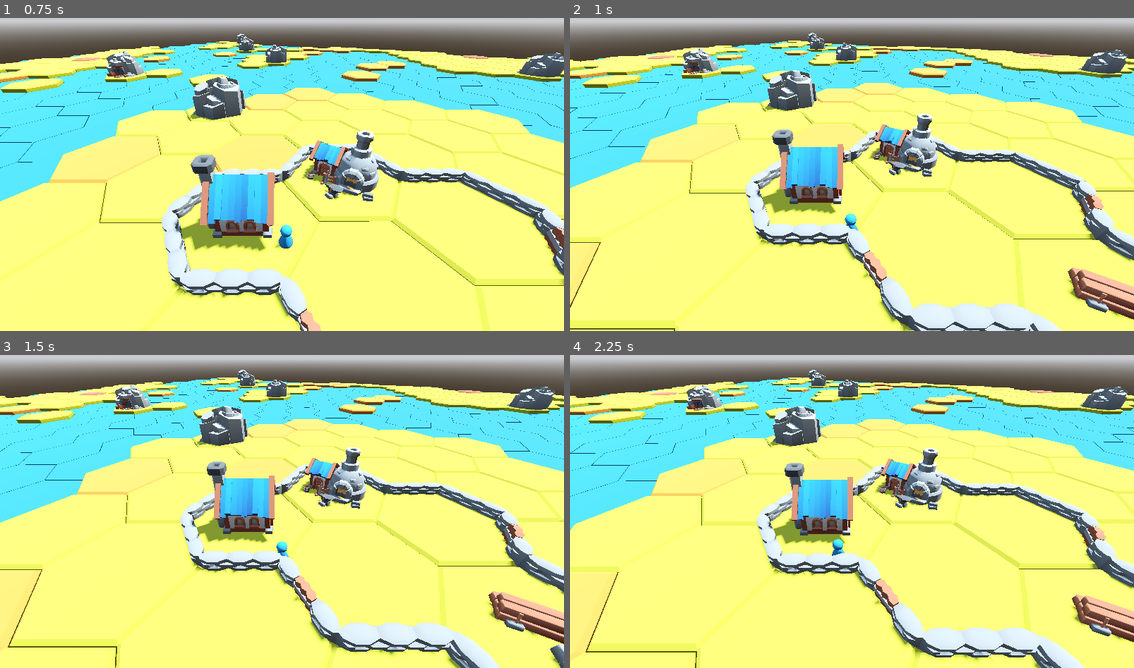
Above: before the commit, frames 1-4 (two rows, left to right).
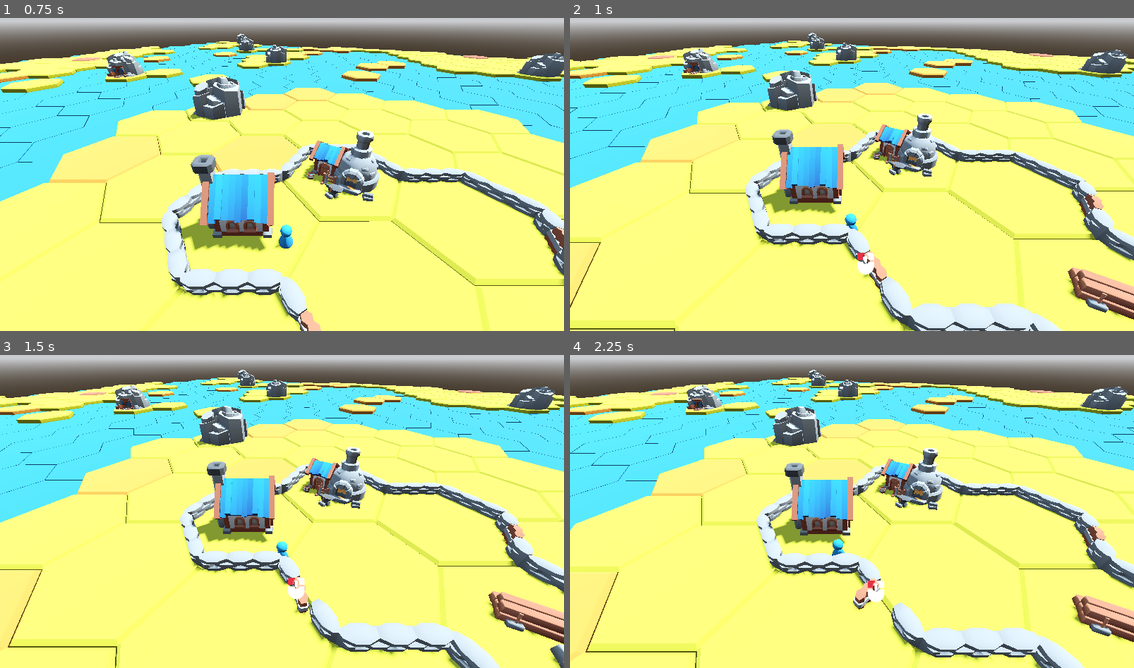
Above: after the commit, the same moments.

Repository: torbenvanassche/hexes_and_alchemy
Game: Godot game, scene res://scenes/root.tscn
Same seed, same stepped clock (60 frames per second), same inputs: the game is played once before the commit and once after it.
Inputs (mouse positions are in pixels of both pictures, inside the frame that each line leads up to):
- Up to frame 1 (0.75 s): tap Enter at 0.5 s; move the mouse to (406, 155) at 0.52 s; hold S (camera_pan_backward) from 0.53 s (still down); click (406, 155) at 0.67 s
- Up to frame 2 (1 s): keep holding S (camera_pan_backward)
- Up to frame 3 (1.5 s): release S (camera_pan_backward) at 1.25 s; drag from (169, 524) to (253, 574) at 1.27 s
- Up to frame 4 (2.25 s): move the mouse to (908, 439) at 2.02 s; hold A (camera_pan_left) from 2.03 s (still down); click (908, 439) at 2.17 s

Frame 1 is identical in both runs. In frame 2, 0.2% of the frame differs, in the area x 50-54%, y 75-82%; in frame 3, 0.4%; in frame 4, 0.6%, in the area x 46-91%, y 8-85%.

Commit message:
fixed wrong cube corrdinates

Diff:
--- a/meshes/kay_fantasy_hexagon/buildings/neutral/fence_stone_straight_gate_collision.tscn
+++ b/meshes/kay_fantasy_hexagon/buildings/neutral/fence_stone_straight_gate_collision.tscn
@@ -1,13 +1,28 @@
 [gd_scene format=3 uid="uid://ceeffxsbgrta"]
 
 [ext_resource type="PackedScene" uid="uid://cqqvwgt7wi66o" path="res://meshes/kay_fantasy_hexagon/buildings/neutral/fence_stone_straight_gate.glb" id="1_dtyi4"]
+[ext_resource type="Script" uid="uid://djj3ssvsjjyha" path="res://scripts/gameplay/rotator.gd" id="2_18drs"]
+
+[sub_resource type="BoxShape3D" id="BoxShape3D_h1pun"]
+size = Vector3(0.0059179687, 0.0066503906, 0.0047290036)
 
 [sub_resource type="BoxShape3D" id="BoxShape3D_18drs"]
 size = Vector3(0.0021044922, 0.0038134765, 0.0027441406)
 
 [node name="Root Scene" unique_id=588626811 instance=ExtResource("1_dtyi4")]
 
-[node name="StaticBody3D" type="StaticBody3D" parent="RootNode/fence_stone_straight_gate" parent_id_path=PackedInt32Array(283941274) index="1" unique_id=1035457252]
+[node name="fence_stone_straight_door" parent="RootNode/fence_stone_straight_gate" parent_id_path=PackedInt32Array(1297509043) index="0" unique_id=1342248616]
+script = ExtResource("2_18drs")
+max_angle = -80.0
+duration = 0.5
+
+[node name="Area3D" type="Area3D" parent="RootNode/fence_stone_straight_gate/fence_stone_straight_door" index="1" unique_id=921640344]
+
+[node name="CollisionShape3D" type="CollisionShape3D" parent="RootNode/fence_stone_straight_gate/fence_stone_straight_door/Area3D" index="0" unique_id=965970031]
+transform = Transform3D(1, 0, 0, 0, 1, 0, 0, 0, 1, -2.9296614e-05, -0.0018603517, 0.002210693)
+shape = SubResource("BoxShape3D_h1pun")
+
+[node name="StaticBody3D" type="StaticBody3D" parent="RootNode/fence_stone_straight_gate" parent_id_path=PackedInt32Array(1297509043) index="1" unique_id=1035457252]
 
 [node name="CollisionShape3D" type="CollisionShape3D" parent="RootNode/fence_stone_straight_gate/StaticBody3D" index="0" unique_id=1502578281]
 transform = Transform3D(1, 0, 0, 0, 1, 0, 0, 0, 1, -0.010015783, 0.0038141303, 0.00088378845)
--- a/scenes/tops/settlement.tscn
+++ b/scenes/tops/settlement.tscn
@@ -4,21 +4,13 @@
 [ext_resource type="Script" uid="uid://beb2p3obw00h8" path="res://scripts/hex_system/settlement.gd" id="1_l415u"]
 [ext_resource type="PackedScene" uid="uid://d4ck04oubluj3" path="res://scenes/tops/topper_blacksmith.tscn" id="1_xmt5k"]
 [ext_resource type="PackedScene" uid="uid://cjeap2dsndlsj" path="res://meshes/kay_fantasy_hexagon/buildings/blue/building_home_A_blue.glb" id="3_c5c2h"]
-[ext_resource type="Script" uid="uid://bk48n1ib0bco4" path="res://grid_helper.gd" id="3_scayi"]
 [ext_resource type="PackedScene" uid="uid://cjei5gsoj7jp7" path="res://meshes/kay_fantasy_hexagon/buildings/neutral/fence_stone_straight.glb" id="4_616a5"]
-[ext_resource type="PackedScene" uid="uid://eyyrdjphljp8" path="res://scenes/hexes/hex_simple_champfer.tscn" id="4_f6x38"]
 [ext_resource type="PackedScene" uid="uid://ceeffxsbgrta" path="res://meshes/kay_fantasy_hexagon/buildings/neutral/fence_stone_straight_gate_collision.tscn" id="7_616a5"]
 
 [node name="starting_settlement" type="Node3D" unique_id=1143800928 node_paths=PackedStringArray("spawn_position")]
 script = ExtResource("1_l415u")
 spawn_position = NodePath("player_spawn")
 is_active_settlement = true
-
-[node name="ground" type="Node3D" parent="." unique_id=140917949]
-script = ExtResource("3_scayi")
-prefab = ExtResource("4_f6x38")
-grid_size = Vector2i(5, 5)
-grid_offset = Vector2i(-2, -2)
 
 [node name="structures" type="Node3D" parent="." unique_id=516994821]
 
--- a/scripts/gameplay/rotator.gd
+++ b/scripts/gameplay/rotator.gd
@@ -1,8 +1,54 @@
-extends Node3D
+extends Interaction
 
-@export var max_angle: float = 0;
-@export var duration: float = 1;
-var start_angle: float;
+enum RotationAxis { X, Y, Z }
+
+@export var axis: RotationAxis = RotationAxis.Z
+@export var max_angle: float = 0.0
+@export var duration: float = 1.0
+@export var interpolate_rotation: bool = true
+
+var start_angle: float
+var at_max: bool = false
+var tween: Tween
 
 func _ready() -> void:
-	start_angle = rotation.z;
+	start_angle = _get_axis_rotation()
+	setup(null)
+
+func interact() -> void:
+	var target_angle := max_angle if not at_max else start_angle
+	target_angle = deg_to_rad(target_angle)
+	at_max = not at_max
+
+	if tween:
+		tween.kill()
+
+	if interpolate_rotation:
+		tween = create_tween()
+		tween.tween_method(
+			_set_axis_rotation,
+			_get_axis_rotation(),
+			target_angle,
+			duration
+		).set_trans(Tween.TRANS_SINE).set_ease(Tween.EASE_IN_OUT)
+	else:
+		_set_axis_rotation(target_angle)
+
+func _get_axis_rotation() -> float:
+	match axis:
+		RotationAxis.X:
+			return rotation.x
+		RotationAxis.Y:
+			return rotation.y
+		RotationAxis.Z:
+			return rotation.z
+	return 0.0
+
+func _set_axis_rotation(value: float) -> void:
+	match axis:
+		RotationAxis.X:
+			rotation.x = value
+		RotationAxis.Y:
+			rotation.y = value
+		RotationAxis.Z:
+			rotation.z = value
--- a/scripts/hex_system/base/hex_grid.gd
+++ b/scripts/hex_system/base/hex_grid.gd
@@ -189,7 +189,27 @@
 		gx = roundi((pos.x - (gy & 1) * spacing.x * 0.5) / spacing.x)
 
 	var cube := GridUtils.offset_to_cube(Vector2i(gx, gy), pointy_top)
-	return tiles.get(cube, null)
+	return tiles.get(_cube_round(cube), null)
+
+func _cube_round(c: Vector3) -> Vector3i:
+	var rx := roundi(c.x)
+	var ry := roundi(c.y)
+	var rz := roundi(c.z)
+
+	var dx := absf(rx - c.x)
+	var dy := absf(ry - c.y)
+	var dz := absf(rz - c.z)
+
+	if dx > dy and dx > dz:
+		rx = -ry - rz
+	elif dy > dz:
+		ry = -rx - rz
+	else:
+		rz = -rx - ry
+
+	return Vector3i(rx, ry, rz)
+
+
 
 func get_tiles_in_radius(center: Vector3i, radius: int) -> Array[HexBase]:
 	var result: Array[HexBase] = []
--- a/scripts/interactions/interaction_handler.gd
+++ b/scripts/interactions/interaction_handler.gd
@@ -15,6 +15,8 @@
 	colliders.assign(find_children("*", "StaticBody3D", true, false))
 	collision_shapes.assign(find_children("*", "CollisionShape3D", true, false))
 
+	if structure_instance == DataManager.instance.structures[6]:
+		pass
 	for trigger: Area3D in enterable_triggers:
 		trigger.set_meta("target", self)
 		trigger.area_entered.connect(_on_area_enter)
--- a/scripts/interactions/mineshaft.gd
+++ b/scripts/interactions/mineshaft.gd
@@ -7,3 +7,6 @@
 
 func _on_mineshaft_loaded(sI: SceneInfo):
 	SceneManager.transition(sI)
+
+	var hex := Manager.instance.player_instance.get_hex();
+	Manager.instance.player_instance.global_position = hex.global_position;
--- a/scripts/interactions/ore_deposit.gd
+++ b/scripts/interactions/ore_deposit.gd
@@ -2,7 +2,8 @@
 
 @export var material: StandardMaterial3D;
 
-func setup(_sI: StructureInstance) -> void:
+func setup(sI: StructureInstance) -> void:
+	super(sI)
 	for mesh: MeshInstance3D in structure_instance.meshes:
 		mesh.material_override = material;
 
--- a/scripts/player.gd
+++ b/scripts/player.gd
@@ -8,7 +8,7 @@
 @onready var interactor: Area3D = $interactor;
 @onready var inventory: Inventory = $Inventory;
 
-var current_triggers: Array[StructureInstance] = [];
+var current_triggers: Array[Interaction] = [];
 var return_position: Vector3;
 
 func _ready() -> void:
@@ -58,6 +58,7 @@
 			Debug.message("Active scene is not a hexgrid, cannot walk")
 			return;
 
+		print(hex.name)
 		if hex == null or not hex.is_walkable(self):
 			velocity = Vector3.ZERO
 			return;
